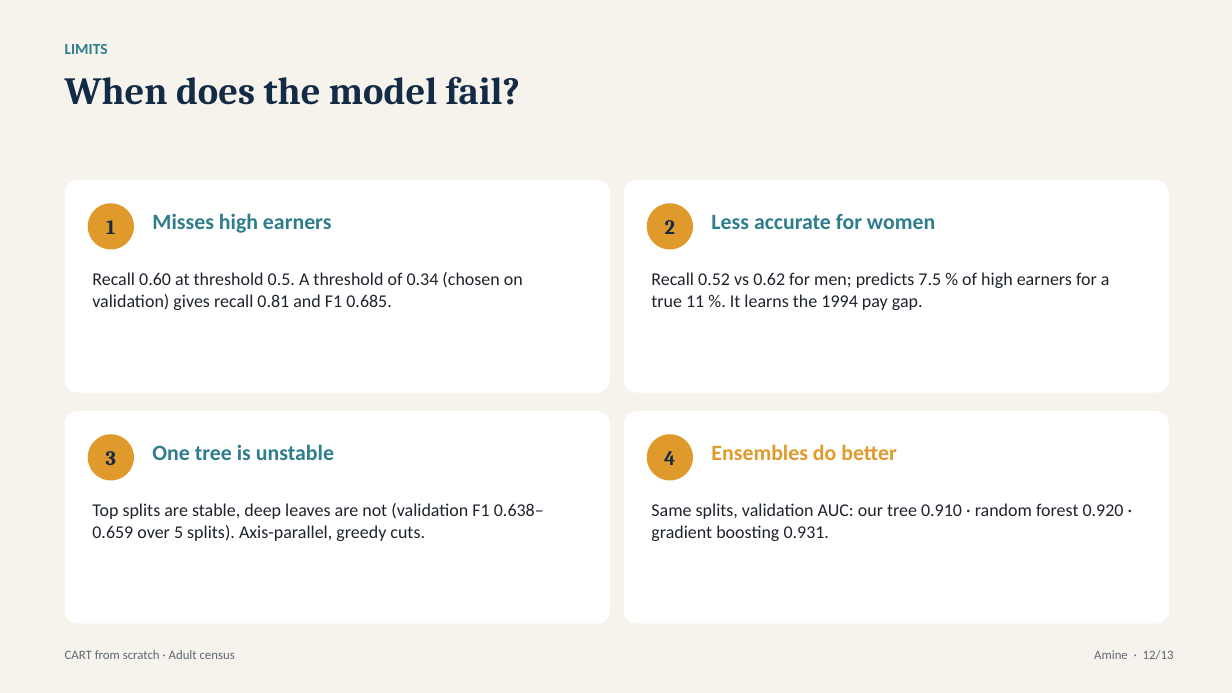
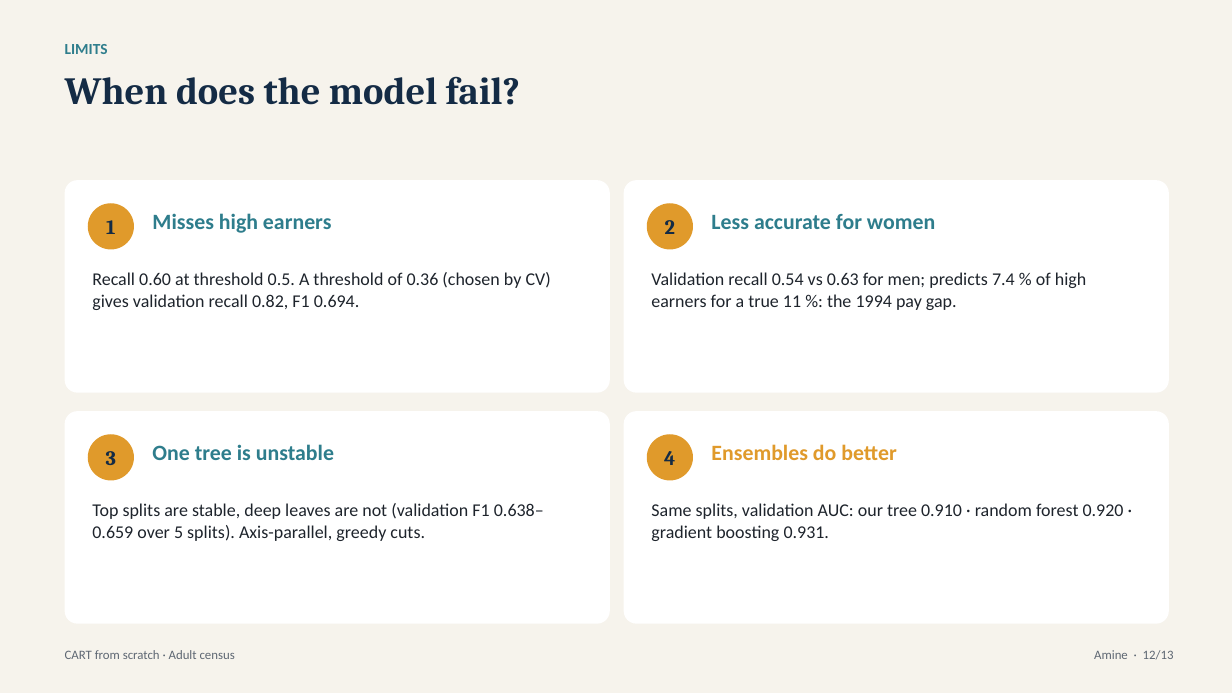
Before and after one commit to Petrel971/ML-Project-Bootcamp, a slide deck: slide 12 of report/oral_deck.pptx. Drawn at 1232x693 pixels with LibreOffice and Linux fonts; fonts in the diff are those of the drawing. Boxes give left, top, right and bottom in pixels: in the first picture for what was removed or moved away, otherwise in the second. Text is boxed around its words. In the diff, an @@ line names an element or a change of style, - is before the commit and + after.

Commit message:
Keep the test set untouched after the final comparison, add 5-fold CV
- errors by sex and threshold analysis now use validation / out-of-fold predictions
- 5-fold CV on the training set confirms max_depth = 8 (one-standard-error rule)
- README: OpenML copy is the same data as the Kaggle CSV
- report and deck updated with the new numbers

```diff
--- a/report/oral_deck.pptx
+++ b/report/oral_deck.pptx
@@ text at box(92, 272, 551, 310): text changed @@
-Recall 0.60 at threshold 0.5. A threshold of 0.34 (chosen on validation) gives recall 0.81 and F1 0.685.
+Recall 0.60 at threshold 0.5. A threshold of 0.36 (chosen by CV) gives validation recall 0.82, F1 0.694.
@@ text at box(651, 272, 1086, 310): text changed @@
-Recall 0.52 vs 0.62 for men; predicts 7.5 % of high earners for a true 11 %. It learns the 1994 pay gap.
+Validation recall 0.54 vs 0.63 for men; predicts 7.4 % of high earners for a true 11 %: the 1994 pay gap.
```
Also in this commit, not shown: 1 other slide changed, 7 other files.
